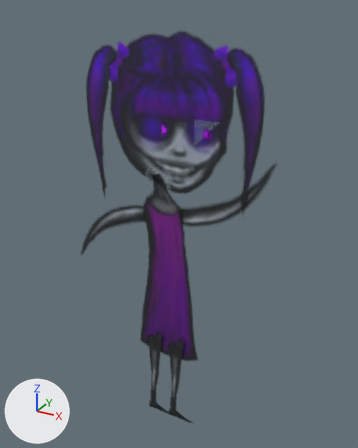
The FBX model hinder/Assets/Player/Malice/Malice.fbx: old version first, new version second.
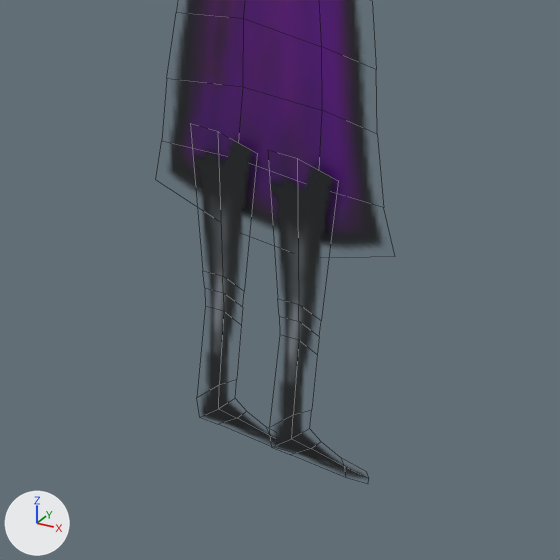
Each version appears first whole from a camera (50 mm lens) standing at (1.49, -2.57, 2.91) and looking at (0.01, 0.12, 1.57), and next in a close-up on the part from 26% to 69% of the width and 66% to 99% of the height. Every picture has the same lights, and +X, +Y and +Z are marked at lower left. The close-ups show mesh edges as thin lines. Where no turn or scale is listed for an object, it has been applied to the vertices.

Objects in the first close-up: 'LeftFoot_sort0', 'RightFoot_sort1', 'Torso_sort3'.
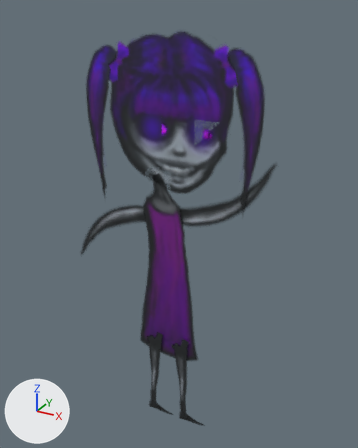
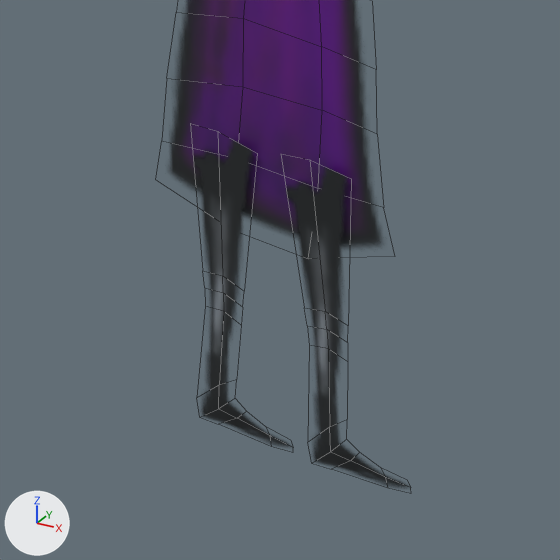
Boxes (x1, y1, x2, y2) around the edits, measured in the close-ups (560 x 560 px):
'LeftFoot_sort0', moved, turned: before (270, 166, 366, 478); after (286, 167, 408, 488)

Diff of the bpy script that builds the scene:
```diff
--- a/hinder/Assets/Player/Malice/Malice.fbx.py
+++ b/hinder/Assets/Player/Malice/Malice.fbx.py
@@ ob_leftfoot_sort0 @@
 ob_leftfoot_sort0 = bpy.data.objects.new('LeftFoot_sort0', me_mesh_009)
-ob_leftfoot_sort0.location = (0.0, 0.0, 0.0)
-ob_leftfoot_sort0.rotation_euler = (1.571, 0.0, 0.0)  # degrees (90, 0, 0)
+ob_leftfoot_sort0.location = (0.095, 0.0, 0.005)
+ob_leftfoot_sort0.rotation_euler = (1.571, -0.0905, 0.0)  # degrees (90, -5.2, 0)
 ob_leftfoot_sort0.scale = (0.01, 0.01, 0.01)
```
